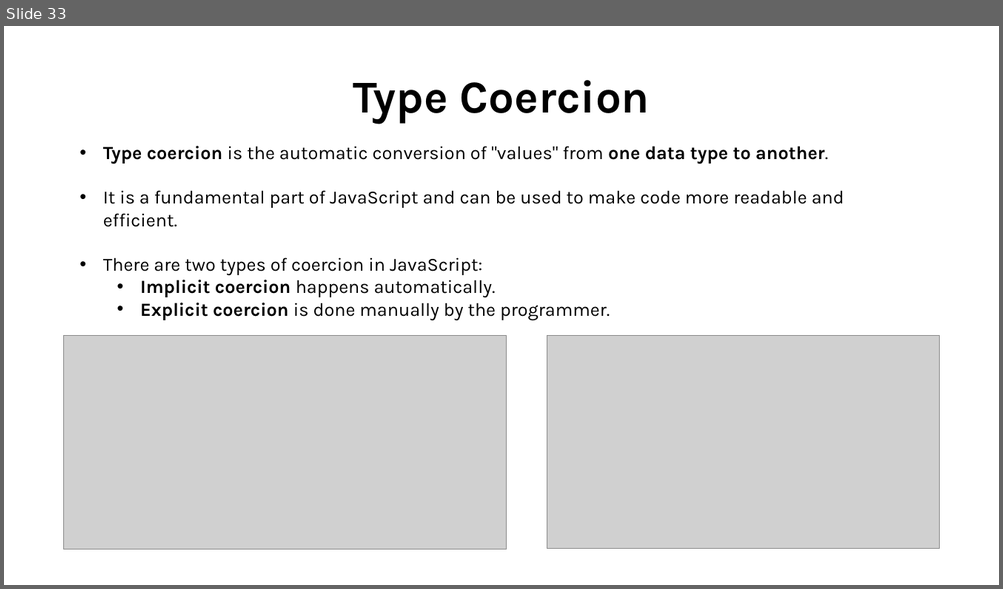
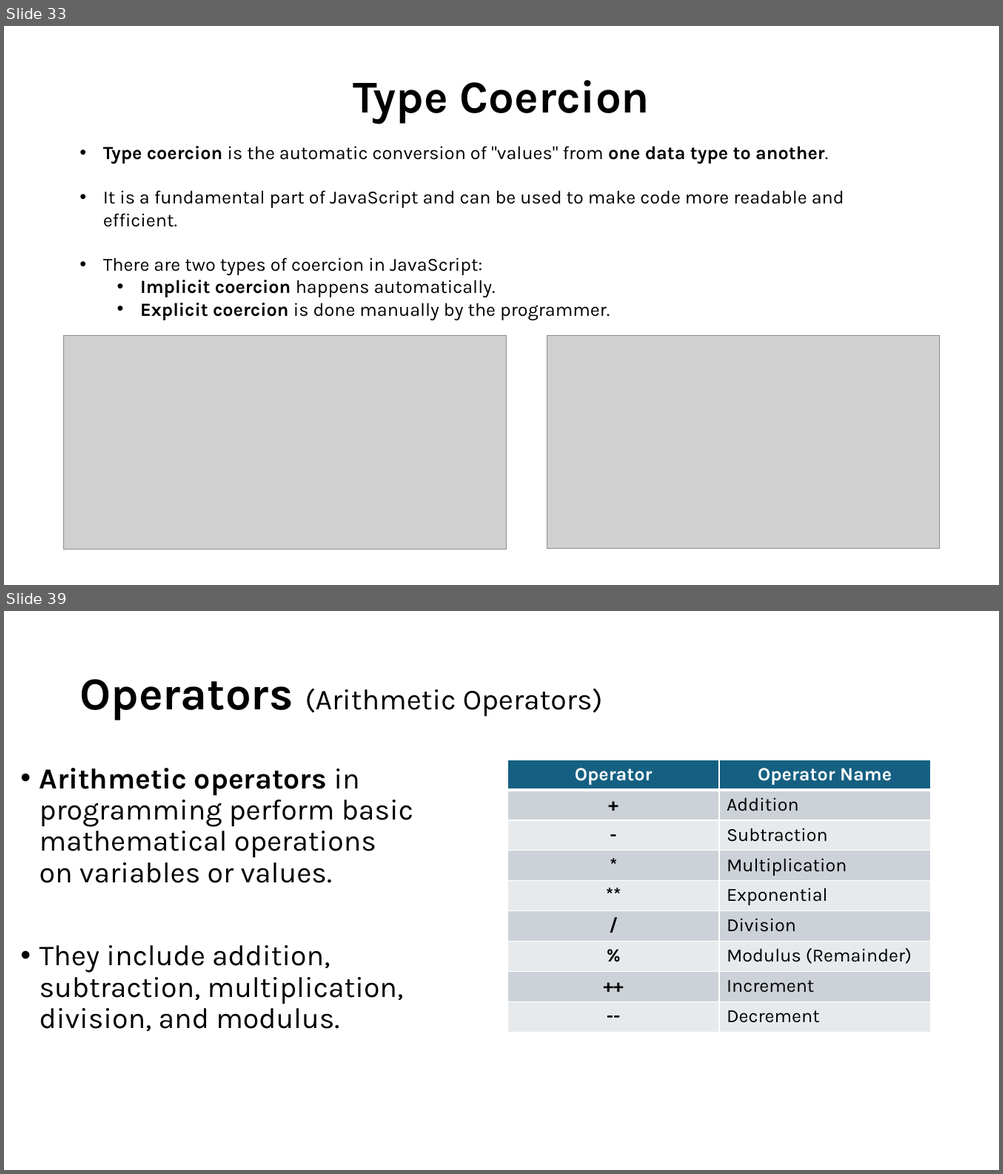
Before and after one commit to shubham-singh-12/Notes, a slide deck: JavaScript Course.pptx. Shown one above the other, each under a label of ours: slide 33 before the commit, slides 33 and 39 after it; the slides between them are not shown. The pictures are 1003x589 and 1003x1174 pixels, drawn with LibreOffice and Linux fonts; fonts in the diff are those of the drawing; grey boxes stand for pictures. Boxes give left, top, right and bottom in pixels: in the first picture for what was removed or moved away, otherwise in the second. Text is boxed around its words. In the diff, an @@ line names an element or a change of style, - is before the commit and + after.

```diff
--- a/JavaScript Course.pptx
+++ b/JavaScript Course.pptx
@@ slide 39 added at (x1=4, y1=611, x2=999, y2=1170), background #FFFFFF @@
@@ title added at (x1=79, y1=679, x2=603, y2=721), 28 pt, text #000000 @@
+Operators (Arithmetic Operators)
@@ table added at (x1=508, y1=760, x2=930, y2=1033), 9 rows, 2 columns @@
+Operator | Operator Name
++ | Addition
+- | Subtraction
+* | Multiplication
+** | Exponential
+/ | Division
+% | Modulus (Remainder)
+++ | Increment
+-- | Decrement
@@ text added at (x1=40, y1=768, x2=413, y2=1031), 28 pt, text #000000 @@
+• Arithmetic operators in programming perform basic mathematical operations on variables or values.
+• They include addition, subtraction, multiplication, division, and modulus.
```
Also in this commit, not shown: 27 other slides added, 17 other files.
